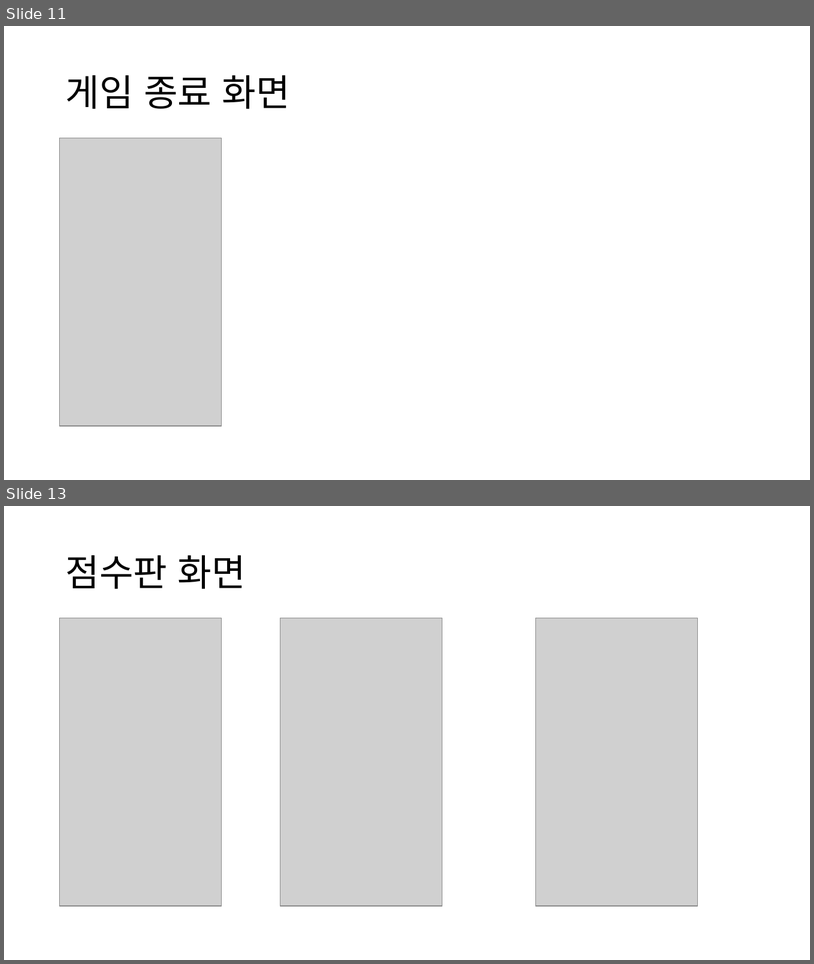
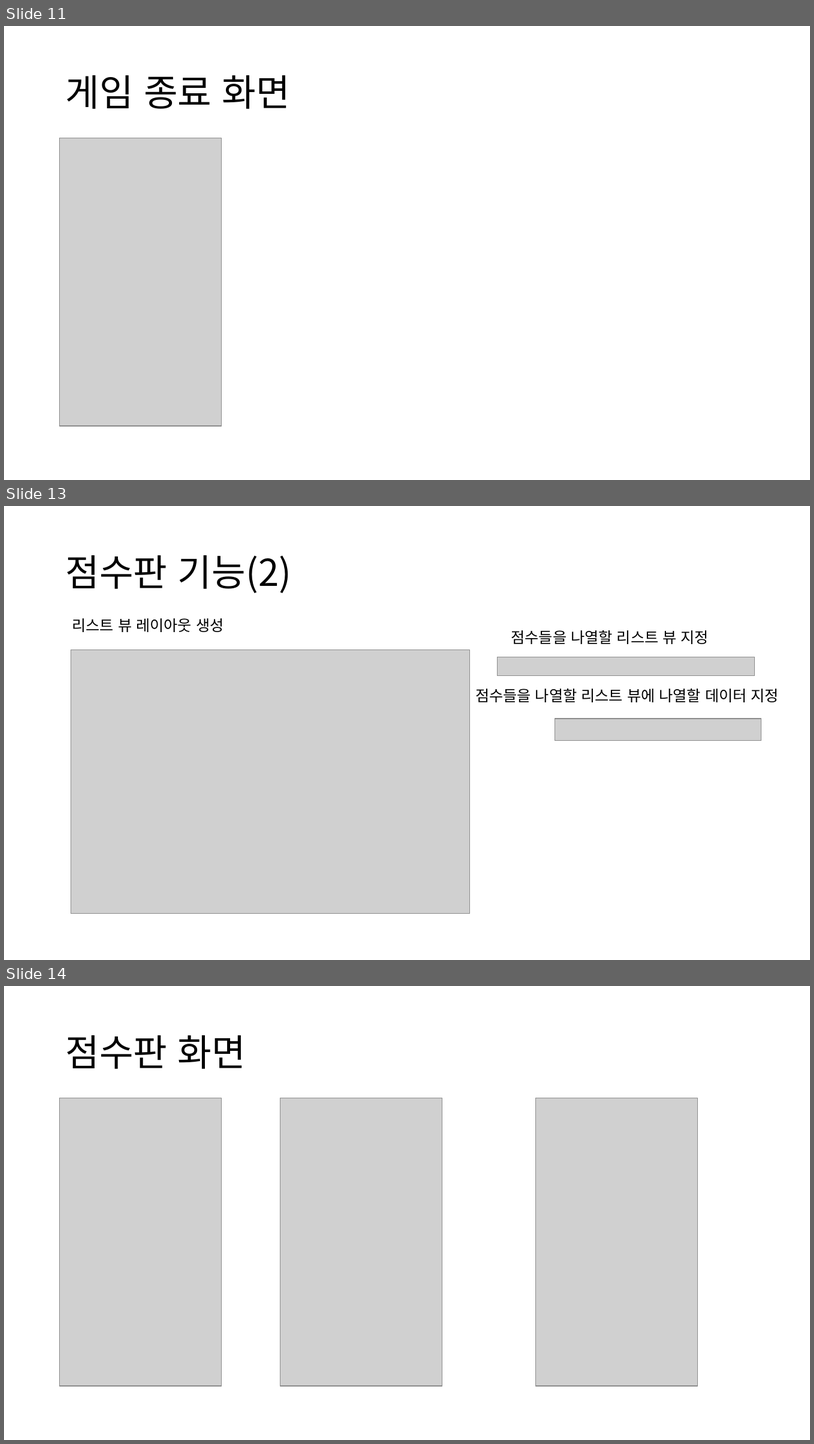
Before and after one commit to jun880381/Android, a slide deck: 안드로이드 프로젝트.pptx. Shown one above the other, each under a label of ours: slides 11 and 13 before the commit, slides 11, 13 and 14 after it; the slides between them are not shown. The pictures are 814x964 and 814x1444 pixels, drawn with LibreOffice and Linux fonts; fonts in the diff are those of the drawing; grey boxes stand for pictures. Boxes give left, top, right and bottom in pixels: in the first picture for what was removed or moved away, otherwise in the second. Text is boxed around its words. In the diff, an @@ line names an element or a change of style, - is before the commit and + after.

```diff
--- a/안드로이드 프로젝트.pptx
+++ b/안드로이드 프로젝트.pptx
@@ slide 13 added at box(4, 506, 810, 960), background #FFFFFF @@
@@ title added at box(65, 555, 291, 593), 44 pt, text #000000 @@
+점수판 기능(2)
@@ text added at box(72, 618, 224, 632), 18 pt, text #000000 @@
+리스트 뷰 레이아웃 생성
@@ text added at box(512, 630, 709, 644), 18 pt, text #000000 @@
+점수들을 나열할 리스트 뷰 지정
@@ picture added at box(71, 649, 470, 913) @@
@@ picture added at box(498, 657, 755, 675) @@
@@ text added at box(476, 688, 779, 702), 18 pt, text #000000 @@
+점수들을 나열할 리스트 뷰에 나열할 데이터 지정
@@ picture added at box(555, 718, 762, 740) @@
@@ what was slide 13 is now slide 14 @@
```
Also in this commit, not shown: 2 slides changed.
